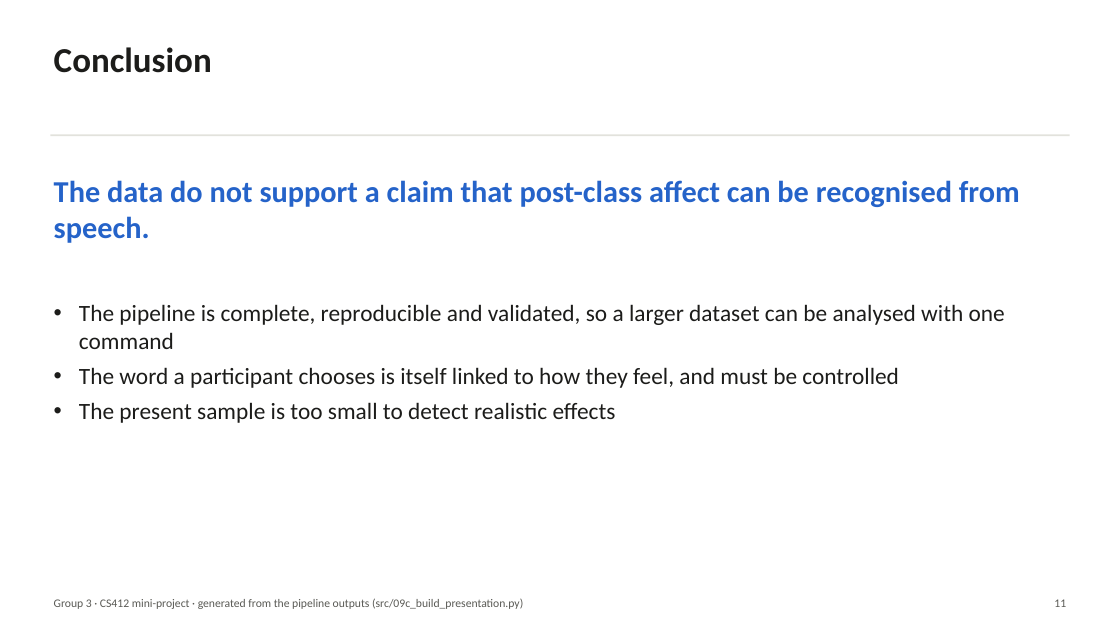
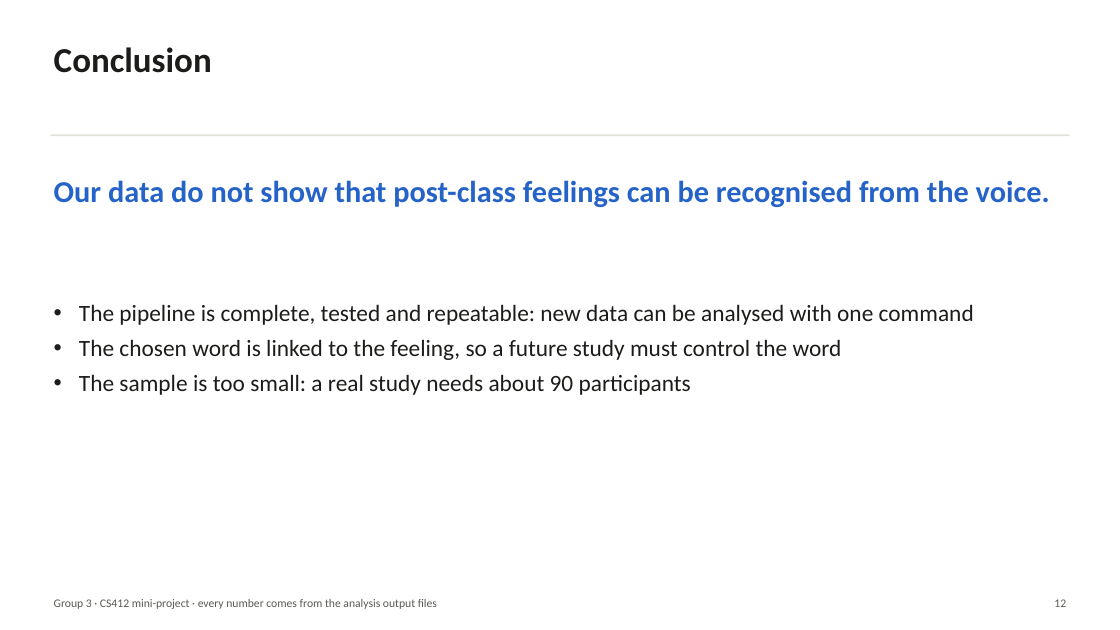
Before and after one commit to everyonehatesralph/AC_miniproject, a slide deck: slide 12 of reports/presentation/G3_results_presentation.pptx (slide 11 before the commit). Drawn at 1120x630 pixels with LibreOffice and Linux fonts; fonts in the diff are those of the drawing. Boxes give left, top, right and bottom in pixels: in the first picture for what was removed or moved away, otherwise in the second. Text is boxed around its words. In the diff, an @@ line names an element or a change of style, - is before the commit and + after.

```diff
--- a/reports/presentation/G3_results_presentation.pptx
+++ b/reports/presentation/G3_results_presentation.pptx
@@ text at (54, 180, 1050, 207): text changed @@
-The data do not support a claim that post-class affect can be recognised from speech.
+Our data do not show that post-class feelings can be recognised from the voice.
@@ text at (79, 304, 974, 395): text changed @@
-• The pipeline is complete, reproducible and validated, so a larger dataset can be analysed with one command
-• The word a participant chooses is itself linked to how they feel, and must be controlled
-• The present sample is too small to detect realistic effects
+• The pipeline is complete, tested and repeatable: new data can be analysed with one command
+• The chosen word is linked to the feeling, so a future study must control the word
+• The sample is too small: a real study needs about 90 participants
@@ text at (54, 599, 437, 609): text changed @@
-Group 3 · CS412 mini-project · generated from the pipeline outputs (src/09c_build_presentation.py)
+Group 3 · CS412 mini-project · every number comes from the analysis output files
```
Also in this commit, not shown: 10 other slides changed, 2 slides added, 1 slide removed, 12 other files.
